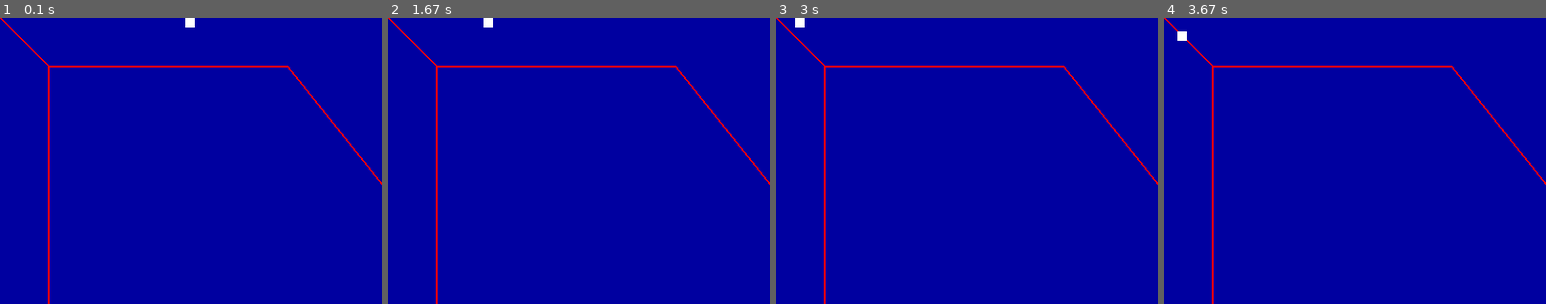
Above: before the commit, frames 1-4 (left to right).
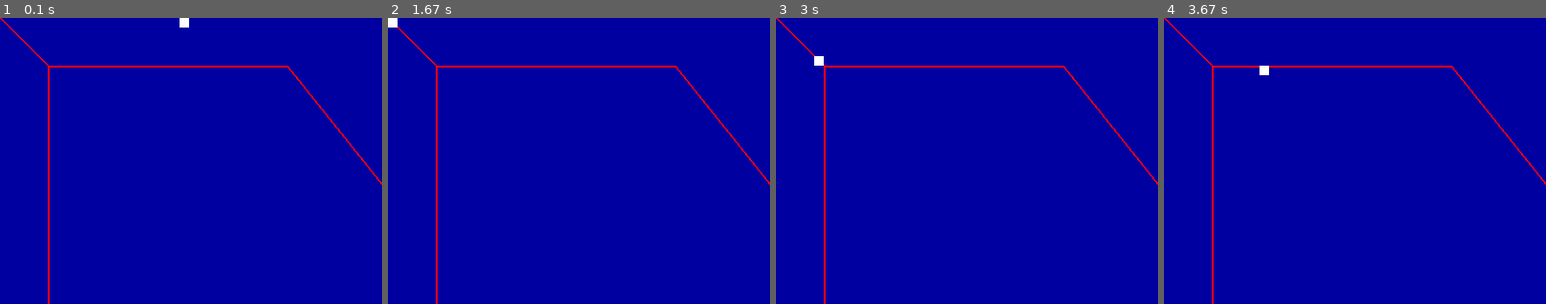
Above: after the commit, the same moments.

Repository: connorsadler/pygamehelperpublic
Game: pygame game, started from samplegame10_pathFollowing.py
Two runs of this game, one before a commit and one after it. Both use one fixed random seed, a clock stepped at 60 frames per second and the inputs below.
Inputs:
- Up to frame 1 (0.1 s): no input
- Up to frame 2 (1.67 s): no input
- Up to frame 3 (3 s): no input
- Up to frame 4 (3.67 s): no input
The pictures show only the part of the screen within x 0-50%, y 0-50%; the shares and areas given below are measured in that part.

The runs differ from the first frame. In frame 1, 0.1% of the frame differs, in the area x 47-51%, y 0-4%; in frame 2, 0.2%, in the area x 0-28%, y 0-4%; in frame 3, 0.2%; in frame 4, 0.2%.

Commit message:
split into MoveHandler

Diff:
--- a/samplegame10_pathFollowing.py
+++ b/samplegame10_pathFollowing.py
@@ -56,9 +56,29 @@
 #
 # PathFollowSprite
 #
+# Doesnt really do much now - you don't really need one of these - just tag your sprite
+# with a PathFollowMoveHandler as it's moveHandler
+#
 class PathFollowSprite(Sprite):
-    def __init__(self, path, pathFollowModeAlternate = False):
+    def __init__(self, path):
         super().__init__(200, 0, 10, 10)
+        pathFollowModeAlternateDefault = False
+        self.moveHandler = PathFollowMoveHandler(self, path, pathFollowModeAlternateDefault)
+
+    def setPathFollowModeAlternate(self, val):
+        self.moveHandler.setPathFollowModeAlternate(val)
+
+#
+# PathFollowMoveHandler
+#
+# The main logic to follow a path
+# If you have multiple sprites following the same path, you'll need an instance per sprite, because various
+# sprite-instance-specific values are stored in an instance of PathFollowMoveHandler
+#
+class PathFollowMoveHandler:
+    def __init__(self, sprite, path, pathFollowModeAlternate = False):
+        super().__init__()
+        self.sprite = sprite
         self.path = path
         # pathFollowModeAlternate
         # True - "advanced" mode which means we calc the number of steps to get from the current point to the destination point
@@ -71,7 +91,7 @@
         self.headingTowardsPointIdx = 0
         self.calcDestinationAndVelocity()
         # Remember the last location so that we can detect if the sprite has been moved by something else, and recalc our velocity
-        self.lastLocation = self.getLocation()
+        self.lastLocation = sprite.getLocation()
 
     def setPathFollowModeAlternate(self, val):
         self.pathFollowModeAlternate = val
@@ -85,7 +105,7 @@
 
         # velocityVector is the amount to move on each step along the path to the destination point
         # TODO: How to tell how many steps to take on this leg of the path?
-        self.velocityVector = subtractVectors(self.destinationPoint, self.getLocation())
+        self.velocityVector = subtractVectors(self.destinationPoint, self.sprite.getLocation())
         if self.pathFollowModeAlternate:
             print("alternate/advanced mode")
             numSteps = getVectorSize(self.velocityVector)
@@ -99,25 +119,26 @@
             self.velocityVector = (0, 0)
         print("velocityVector: " + str(self.velocityVector))
 
-    def move(self):
-        if self.lastLocation != self.getLocation() or self.velocityVector == None:
+    # We always assume the sprite passed is our sprite
+    def move(self, sprite):
+        if self.lastLocation != sprite.getLocation() or self.velocityVector == None:
             print("Something was changed since we last moved - we'll have to recalc the velocity")
             self.calcDestinationAndVelocity()
 
         # Take a step along the path
-        self.moveBy(self.velocityVector[0], self.velocityVector[1])
-        print("new location: " + str(self.getLocation()))
-        self.lastLocation = self.getLocation()
+        self.sprite.moveBy(self.velocityVector[0], self.velocityVector[1])
+        print("new location: " + str(self.sprite.getLocation()))
+        self.lastLocation = sprite.getLocation()
 
         # Check if we're reached the point
         # TODO: This is slightly confusing, to subtract the points as vectors - we should have an 'isVectorEquals' routine, with a tolerance allowed
-        check = subtractVectors(self.destinationPoint, self.getLocation())
+        check = subtractVectors(self.destinationPoint, self.sprite.getLocation())
         print("check: " + str(check))
         if isVectorZero(check, 0.01):
             # We reached a point -
             print("We reached point: " + str(self.headingTowardsPointIdx))
             # Ensure we're directly on the point now
-            self.setLocation(self.destinationPoint)
+            self.sprite.setLocation(self.destinationPoint)
 
             # Now head to the next path point
             self.headingTowardsPointIdx += 1
@@ -137,9 +158,6 @@
     # TODO: Check this with negative numbers
     def isNextToDestination(self, check):
         return abs(check[0]) < abs(self.velocityVector[0]) and abs(check[1]) < abs(self.velocityVector[1])
-
-    def draw(self):
-        super().draw()
 
 #
 # Game loop logic
@@ -164,7 +182,7 @@
         # PathDrawer will draw the path as lines
         pygamehelper.addSprite(PathDrawer(path))
         # PathFollowSprite will move along the path
-        pygamehelper.addSprite(PathFollowSprite(path, True))
+        pygamehelper.addSprite(PathFollowSprite(path))
 
     #
     # TODO
